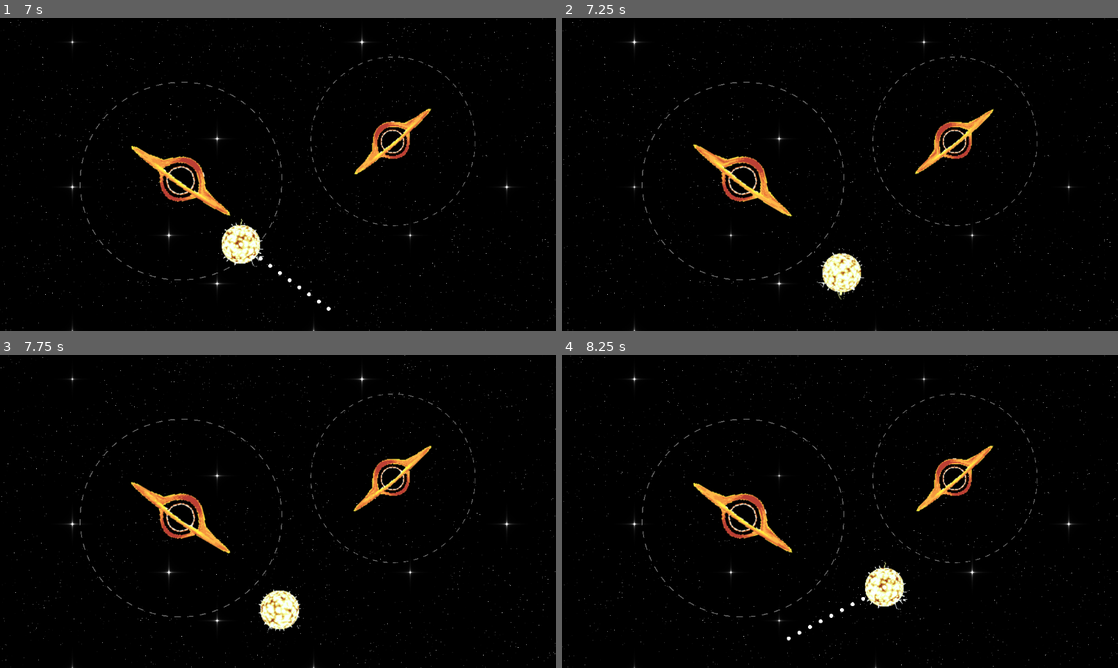
Above: before the commit, frames 1-4 (two rows, left to right).
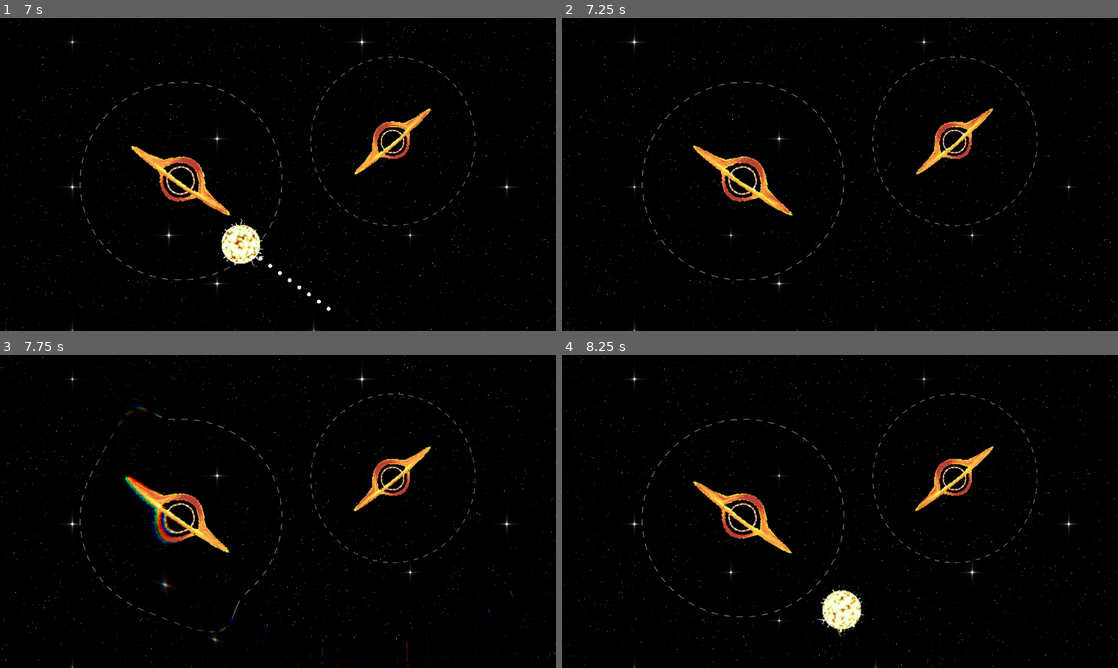
Above: after the commit, the same moments.

Repository: korperka/SuperSpaceCatScatter
Game: Godot game, scene res://scenes/menu.tscn
The game is run twice, just before and just after one commit, with the same random seed, the same clock (stepped at 60 frames per second) and the same inputs.
Inputs (mouse positions are in pixels of both pictures, inside the frame that each line leads up to):
- Up to frame 1 (7 s): click (461, 174) at 0.5 s; move the mouse to (250, 237) at 1.27 s; click (250, 237) at 1.42 s; drag from (444, 221) to (183, 180) at 2.02 s; move the mouse to (111, 127) at 2.77 s; click (111, 127) at 2.92 s; drag from (305, 174) to (111, 127) at 3.52 s; move the mouse to (194, 96) at 4.27 s; click (194, 96) at 4.42 s; drag from (400, 158) to (183, 180) at 5.02 s; move the mouse to (166, 190) at 5.77 s; click (166, 190) at 5.92 s; drag from (333, 105) to (166, 190) at 6.52 s
- Up to frame 2 (7.25 s): no input
- Up to frame 3 (7.75 s): move the mouse to (250, 574) at 7.27 s; click (250, 574) at 7.42 s
- Up to frame 4 (8.25 s): drag from (1006, 558) to (956, 477) at 8.02 s

Frame 1 is identical in both runs. In frame 2, 1.6% of the frame differs, in the area x 23-78%, y 28-90%; in frame 3, 2.7%, in the area x 16-100%, y 0-100%; in frame 4, 2.4%.

Commit message:
explosioooon

Diff:
--- a/blackhole.gd
+++ b/blackhole.gd
@@ -3,11 +3,22 @@
 # Константы
 const MAGNET_FORCE: float = 10
 var stop_distance := 50
+var update_radius = false
+var radius = 0
+var shader: ShaderMaterial = null
+var rect: ColorRect = null
+#var shader_material := preload("res://shockwave.gdshader")
 
 func _ready() -> void:
-	stop_distance = $CollisionShape2D.shape.radius / 5
+	rect = get_parent().get_parent().get_parent().get_node("ColorRect")
+	shader = rect.material
+	stop_distance = $CollisionShape2D.shape.radius / 6
 
 func _process(delta: float) -> void:
+	if update_radius:
+		radius += delta
+		update_shockwave()
+
 	for body in get_overlapping_bodies():
 		if body is RigidBody2D:
 			# Вычисляем направление от тела к центру
@@ -20,4 +31,22 @@
 				body.apply_force(force)
 
 			else:
-				get_tree().reload_current_scene()
+				var timer = Timer.new()
+				add_child(timer)
+				timer.wait_time = 1
+				timer.connect("timeout", timeout)
+				timer.start()
+				body.queue_free()
+				spawn_shockwave(position)
+
+func timeout() -> void:
+	get_tree().reload_current_scene()
+
+func spawn_shockwave(position: Vector2):
+	var local_position = rect.get_canvas_transform().affine_inverse().basis_xform(global_position - rect.global_position)
+	var normalized_position = local_position / rect.size
+	shader.set_shader_parameter("center", normalized_position)
+	update_radius = true
+
+func update_shockwave() -> void:
+	shader.set_shader_parameter("radius", radius)
--- a/main.tscn
+++ b/main.tscn
@@ -1,8 +1,9 @@
-[gd_scene load_steps=6 format=3 uid="uid://bmr6ddphgkjjt"]
+[gd_scene load_steps=8 format=3 uid="uid://bmr6ddphgkjjt"]
 
 [ext_resource type="Shader" path="res://skybox.gdshader" id="1_dniq4"]
 [ext_resource type="PackedScene" uid="uid://bf06mxdl0gek6" path="res://blackhole.tscn" id="3_k6p87"]
 [ext_resource type="PackedScene" uid="uid://4mb54fpv4ifu" path="res://ball.tscn" id="3_p3cnr"]
+[ext_resource type="Shader" path="res://shockwave.gdshader" id="4_b4oki"]
 
 [sub_resource type="ShaderMaterial" id="ShaderMaterial_akt0v"]
 shader = ExtResource("1_dniq4")
@@ -21,6 +22,15 @@
 func _process(delta: float) -> void:
 	pass
 "
+
+[sub_resource type="ShaderMaterial" id="ShaderMaterial_kn1sm"]
+shader = ExtResource("4_b4oki")
+shader_parameter/strength = 0.08
+shader_parameter/center = Vector2(0.5, 0.5)
+shader_parameter/radius = 0.0
+shader_parameter/aberration = 0.425
+shader_parameter/width = 0.0248
+shader_parameter/feather = 0.135
 
 [node name="Node2D" type="Node2D"]
 
@@ -53,3 +63,9 @@
 [node name="Node2D4" parent="." instance=ExtResource("3_k6p87")]
 position = Vector2(815, 257)
 scale = Vector2(0.55, 0.55)
+
+[node name="ColorRect" type="ColorRect" parent="."]
+material = SubResource("ShaderMaterial_kn1sm")
+offset_right = 1245.0
+offset_bottom = 688.0
+color = Color(1, 0.831373, 0.866667, 0)
